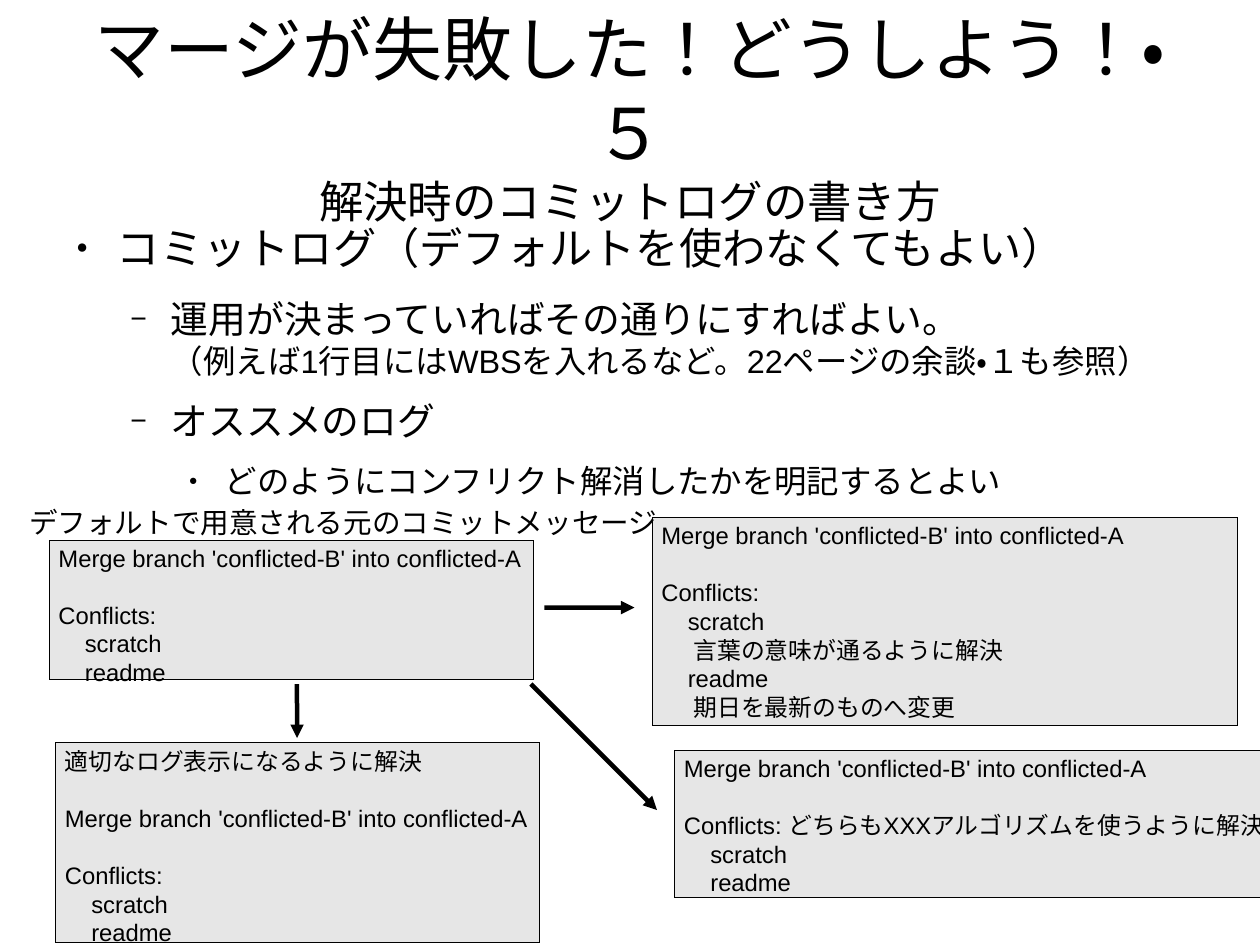
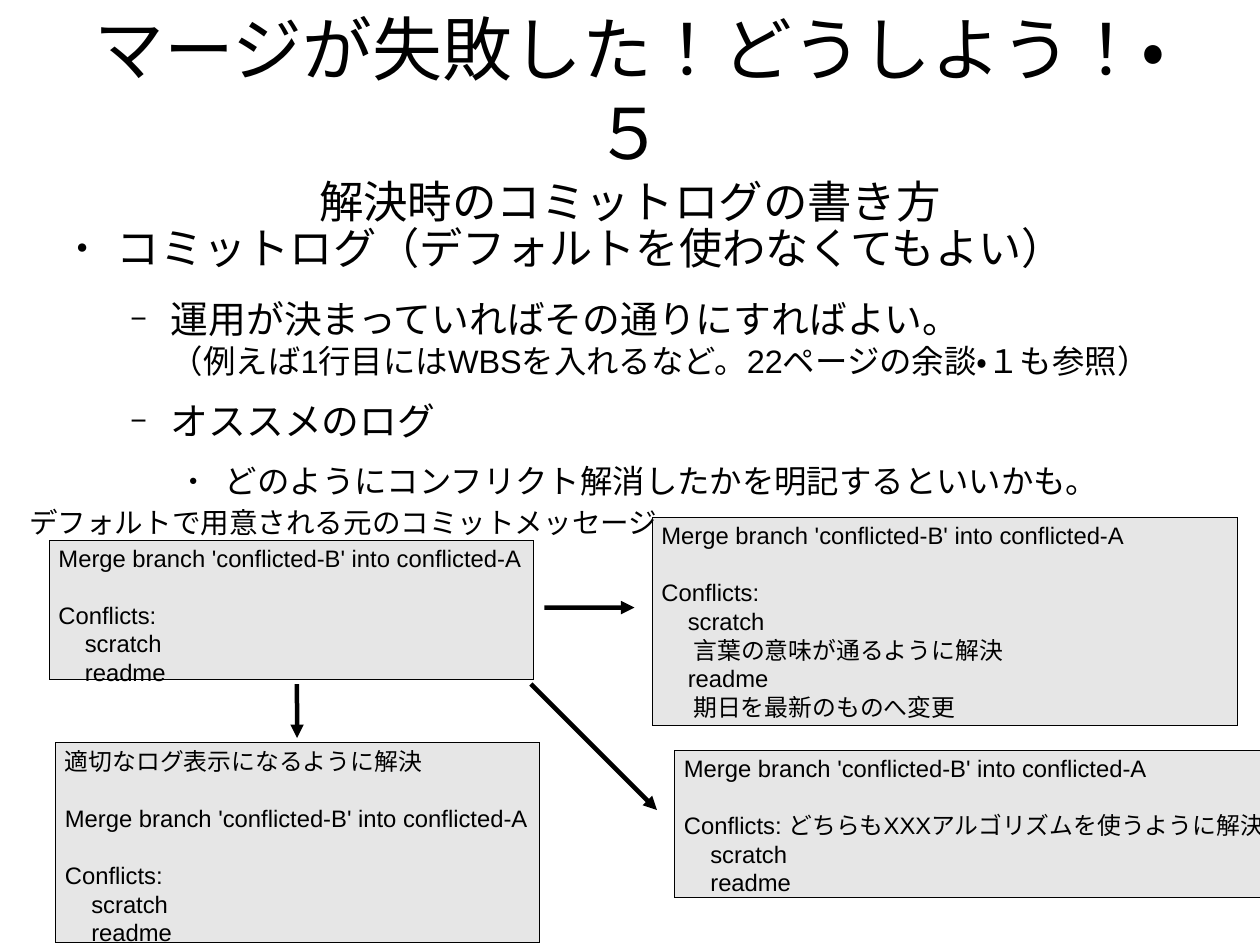
Before and after one commit to pneu/how_to_git, a slide deck: slide 51 of how_to_git.odp. Drawn at 1260x945 pixels with LibreOffice and Linux fonts; fonts in the diff are those of the drawing. Boxes give left, top, right and bottom in pixels: in the first picture for what was removed or moved away, otherwise in the second. Text is boxed around its words. In the diff, an @@ line names an element or a change of style, - is before the commit and + after.

```diff
--- a/how_to_git.odp
+++ b/how_to_git.odp
@@ text at box(225, 465, 1098, 496): text changed @@
-    ● どのようにコンフリクト解消したかを明記するとよい
+    ● どのようにコンフリクト解消したかを明記するといいかも。
```
Also in this commit, not shown: 33 other slides changed, 1 other file.
